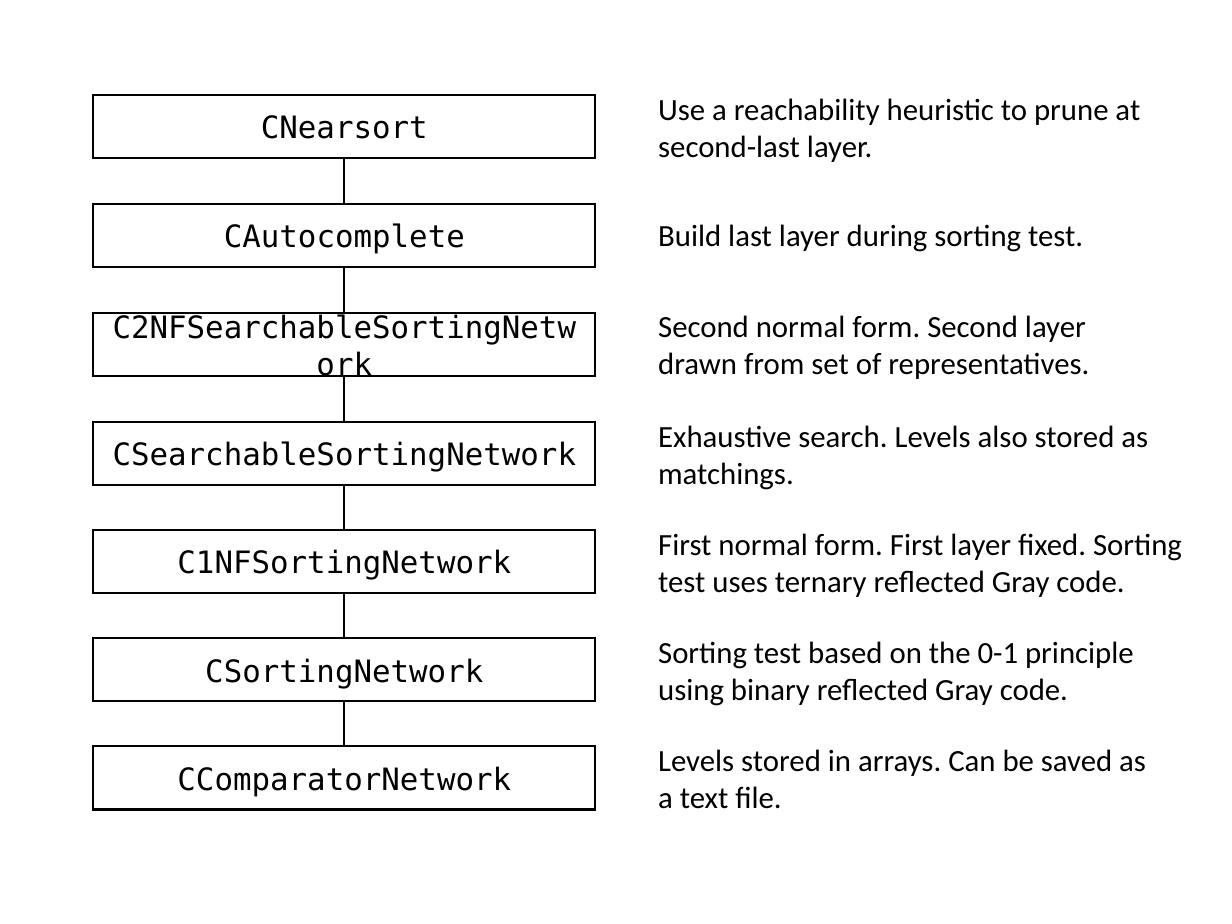
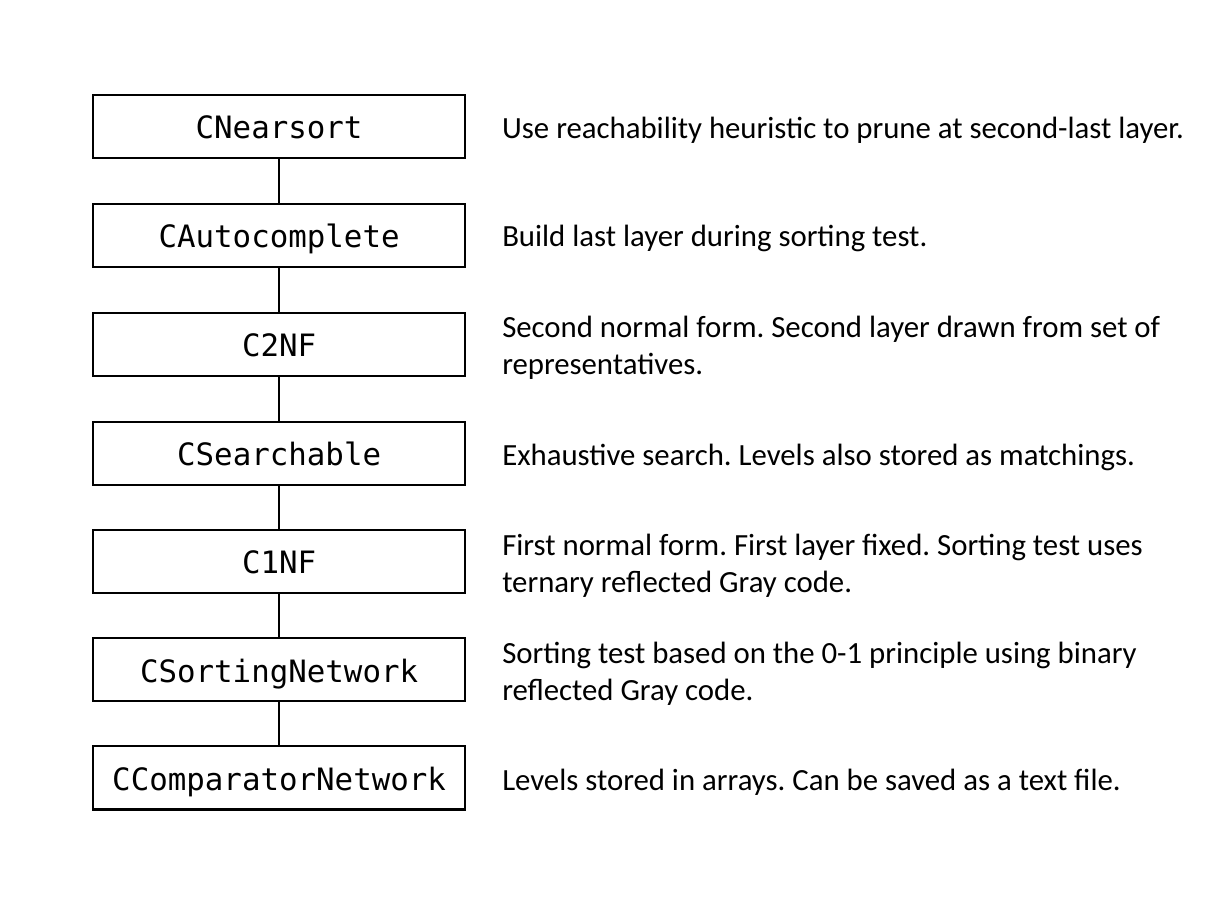
Before and after one commit to Ian-Parberry/sortingnetworksearch, a slide deck: slide 1 of Misc/sns.pptx. Drawn at 1232x924 pixels with LibreOffice and Linux fonts; fonts in the diff are those of the drawing. Boxes give left, top, right and bottom in pixels: in the first picture for what was removed or moved away, otherwise in the second. Text is boxed around its words. In the diff, an @@ line names an element or a change of style, - is before the commit and + after.

```diff
--- a/Misc/sns.pptx
+++ b/Misc/sns.pptx
@@ rectangle "CNearsort": place and size @@
-rectangle "CNearsort" at [94, 95, 596, 158]
+rectangle "CNearsort" at [94, 95, 466, 158]
@@ text at [502, 116, 1184, 143]: text changed @@
-Use a reachability heuristic to prune at second-last layer.
+Use reachability heuristic to prune at second-last layer.
@@ line moved from (344, 158) - (344, 747) to (280, 158) - (280, 747) @@
@@ rectangle "CAutocomplete": place and size @@
-rectangle "CAutocomplete" at [94, 203, 596, 266]
+rectangle "CAutocomplete" at [94, 203, 466, 266]
@@ text "Build last layer during sorting ...": place and size @@
-text "Build last layer during sorting ..." at [658, 224, 1083, 252]
+text "Build last layer during sorting ..." at [502, 224, 927, 252]
@@ rectangle "C2NF": place and size @@
-rectangle "C2NF" at [94, 313, 596, 376]
+rectangle "C2NF" at [94, 313, 466, 376]
@@ text "Second normal form. Second layer ..." rewrapped from [658, 315, 1089, 379] to [502, 315, 1160, 379] @@
@@ text in rectangle at [242, 333, 316, 357]: text changed @@
-C2NFSearchableSortingNetwork
+C2NF
@@ rectangle "CSearchable": place and size @@
-rectangle "CSearchable" at [94, 421, 596, 484]
+rectangle "CSearchable" at [94, 421, 466, 484]
@@ text in rectangle at [177, 441, 381, 466]: text changed @@
-CSearchableSortingNetwork
+CSearchable
@@ text "Exhaustive search. Levels also stored ..." rewrapped from [658, 425, 1148, 490] to [502, 443, 1135, 471] @@
@@ rectangle "C1NF": place and size @@
-rectangle "C1NF" at [94, 530, 596, 593]
+rectangle "C1NF" at [94, 530, 466, 593]
@@ text "First normal form. First layer ..." rewrapped from [658, 533, 1182, 597] to [502, 533, 1143, 597] @@
@@ text in rectangle at [242, 550, 316, 574]: text changed @@
-C1NFSortingNetwork
+C1NF
@@ rectangle "CSortingNetwork": place and size @@
-rectangle "CSortingNetwork" at [94, 638, 596, 701]
+rectangle "CSortingNetwork" at [94, 638, 466, 701]
@@ text "Sorting test based on the ..." rewrapped from [658, 641, 1134, 706] to [502, 641, 1137, 705] @@
@@ rectangle "CComparatorNetwork": place and size @@
-rectangle "CComparatorNetwork" at [94, 747, 596, 809]
+rectangle "CComparatorNetwork" at [94, 747, 466, 809]
@@ text "Levels stored in arrays. Can ..." rewrapped from [658, 749, 1146, 809] to [502, 768, 1120, 795] @@
```
